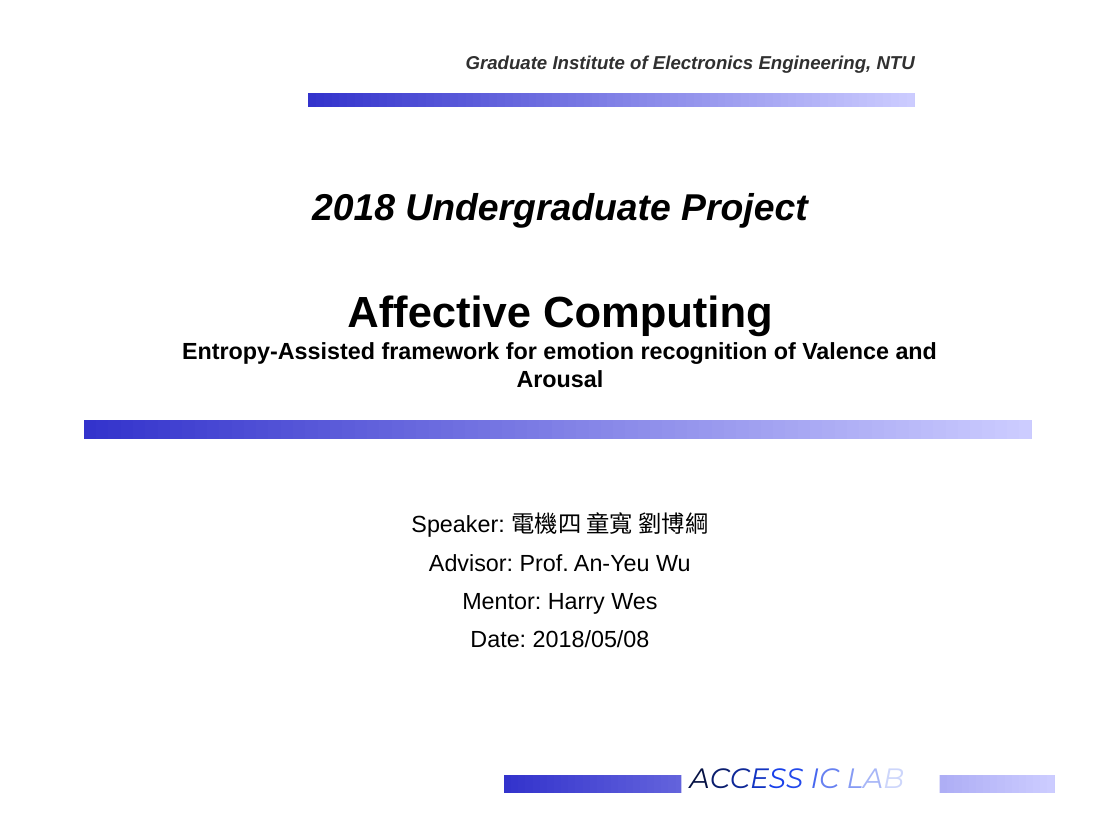
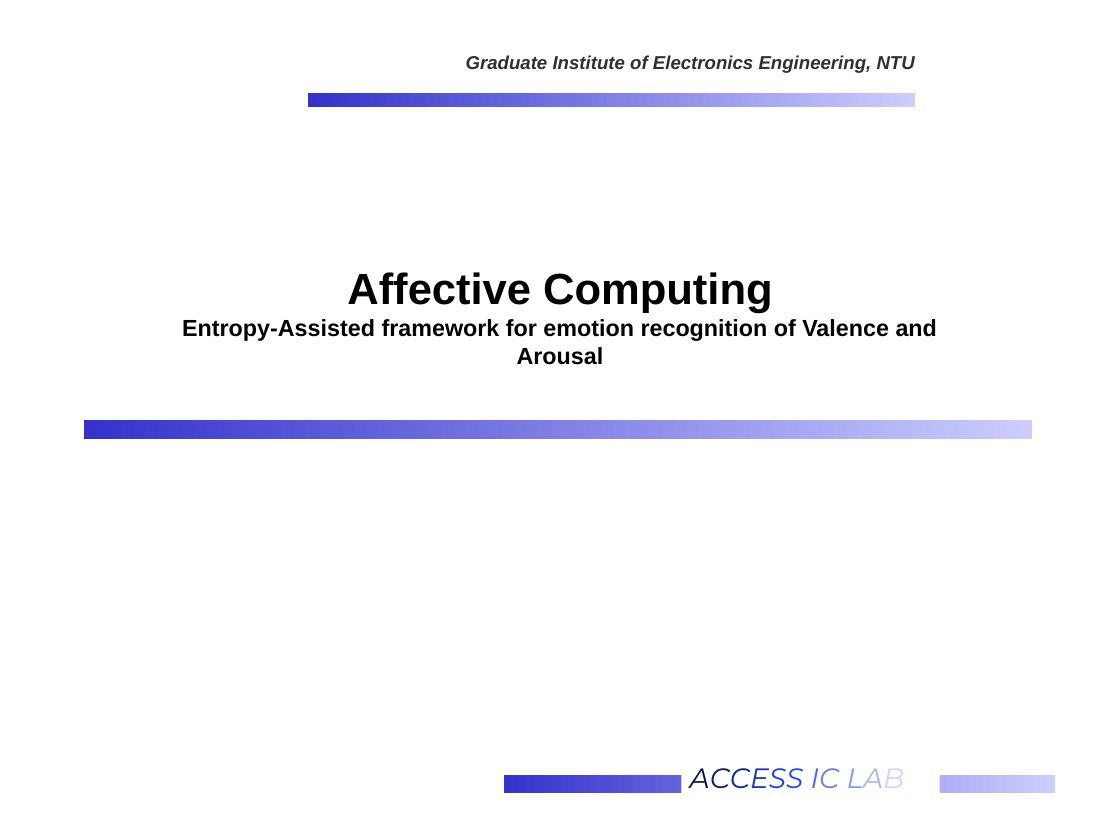
Before and after one commit to ChingYenShih/AMIGOS, a slide deck: slide 1 of slide/FeatureIntro.pptx. Drawn at 1120x840 pixels with LibreOffice and Linux fonts; fonts in the diff are those of the drawing; background and template pictures are left out. Boxes give left, top, right and bottom in pixels: in the first picture for what was removed or moved away, otherwise in the second. Text is boxed around its words. In the diff, an @@ line names an element or a change of style, - is before the commit and + after.

```diff
--- a/slide/FeatureIntro.pptx
+++ b/slide/FeatureIntro.pptx
@@ title at (182, 272, 937, 365): text changed @@
-2018 Undergraduate Project
-Affective Computing
-Entropy-Assisted framework for emotion recognition of Valence and Arousal
+Affective Computing
+Entropy-Assisted framework for emotion recognition of Valence and Arousal
@@ subtitle removed at (411, 512, 708, 648) @@
-Speaker: 電機四 童寬 劉博綱
-Advisor: Prof. An-Yeu Wu
-Mentor: Harry Wes
-Date: 2018/05/08
```
Also in this commit, not shown: 1 other file.
